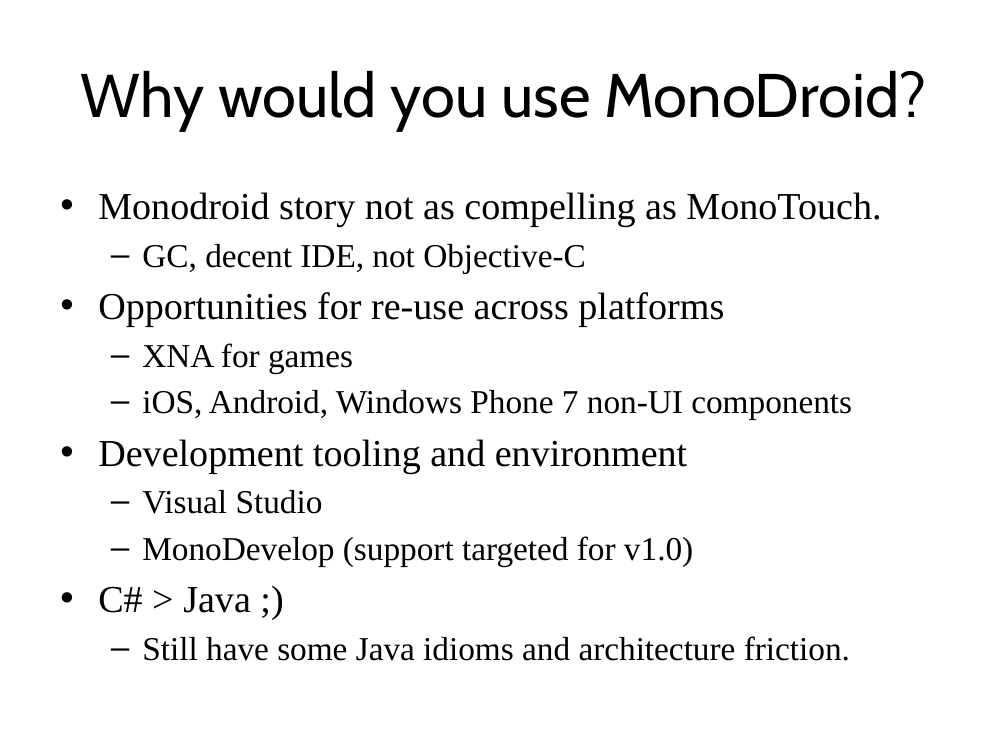
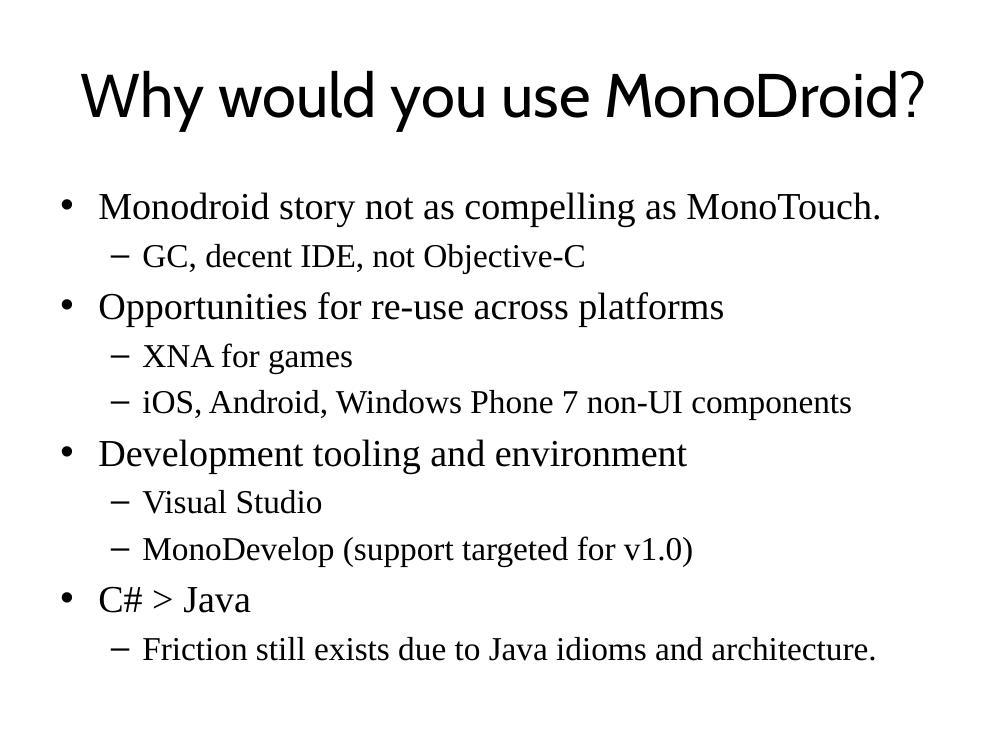
Before and after one commit to kevinmcmahon/MonoDroid101, a slide deck: slide 14 of slides/Monodroid101.pptx (slide 16 before the commit). Drawn at 1008x756 pixels with LibreOffice and Linux fonts; fonts in the diff are those of the drawing; background and template pictures are left out. Boxes give left, top, right and bottom in pixels: in the first picture for what was removed or moved away, otherwise in the second. Text is boxed around its words. In the diff, an @@ line names an element or a change of style, - is before the commit and + after.

```diff
--- a/slides/Monodroid101.pptx
+++ b/slides/Monodroid101.pptx
@@ text at (x1=98, y1=586, x2=876, y2=661): text changed @@
-• C# > Java ;)
-  – Still have some Java idioms and architecture friction.
+• C# > Java
+  – Friction still exists due to Java idioms and architecture.
```
Also in this commit, not shown: 7 other slides changed, 2 slides removed, 1 other file.
